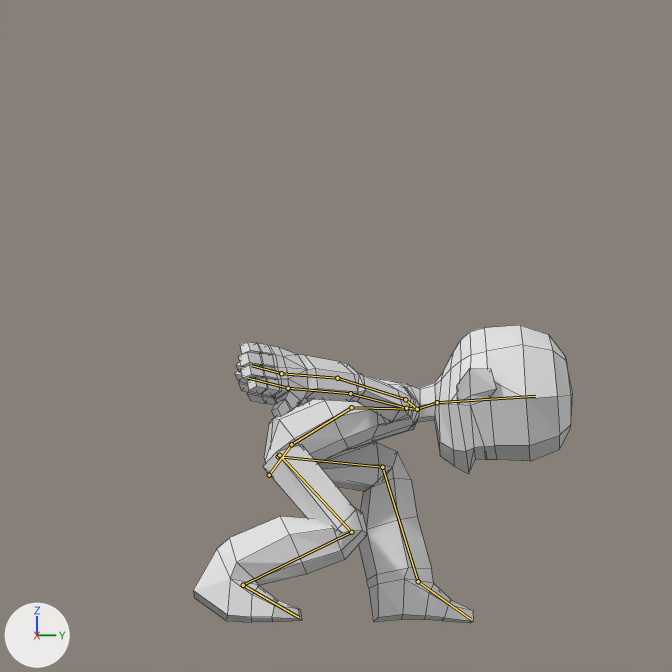
Two versions of the Blender file 3D animations/Stomp.blend, one commit apart.
Rendered twice from the file's camera 'SideCam'. Lighting does not change. The marker at lower left points along +X, +Y and +Z. Both versions are drawn at frame 3 of the action 'Stomp'; the numbers are the values there. The bones that bend it are drawn over the model as lines. Mesh edges are drawn as thin lines.

In view in the first picture: 'Slip_basemesh'.
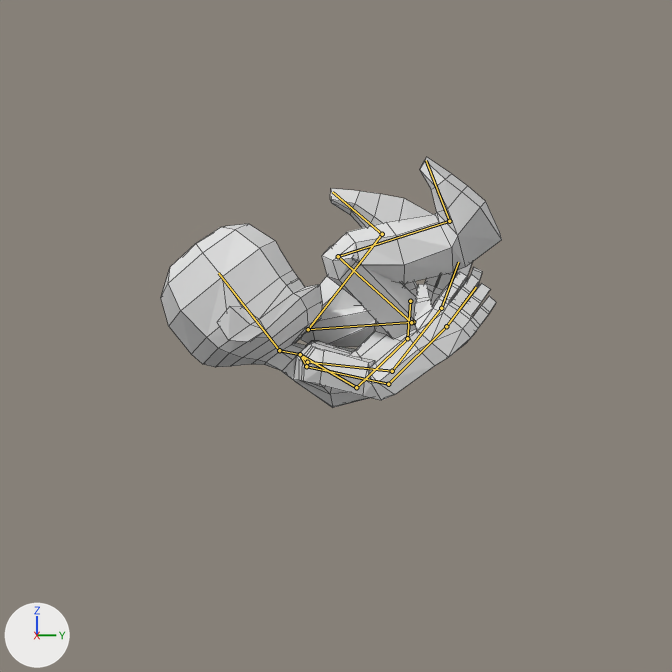
The change, as JSON lines over the scene's bpy script:
```json
{"block": "bone_root", "where": "bone_root = bpy.data.objects['Armature'].pose.bones['root']"}
{"op": "set", "path": "bone_root.location", "old": "(0.0, -0.96, -0.69)", "new": "(0.02, 0.86, 0.78)"}
{"op": "set", "path": "bone_root.rotation_quaternion", "old": "(0.95, 0.311, 0.007, -0.012)", "new": "(-0.039, 0.996, 0.002, 0.014)", "note": "degrees (36, 1, -1) -> degrees (-175, -2, 0)"}
{"block": "bone_spine1", "where": "bone_spine1 = bpy.data.objects['Armature'].pose.bones['spine1']  # child of 'root'"}
{"op": "set", "path": "bone_spine1.rotation_quaternion", "old": "(0.982, 0.191, -0.006, 0.005)", "new": "(0.934, 0.357, 0.004, 0.01)", "note": "degrees (22, -1, 0) -> degrees (42, 0, 1)"}
{"block": "bone_spine2", "where": "bone_spine2 = bpy.data.objects['Armature'].pose.bones['spine2']  # child of 'spine1'"}
{"op": "set", "path": "bone_spine2.rotation_quaternion", "old": "(0.957, 0.286, -0.048, -0.004)", "new": "(0.798, 0.601, -0.04, 0.001)", "note": "degrees (33, -5, -2) -> degrees (74, -4, -3)"}
{"block": "bone_head", "where": "bone_head = bpy.data.objects['Armature'].pose.bones['head']  # child of 'neck'"}
{"op": "set", "path": "bone_head.rotation_quaternion", "old": "(0.99, 0.125, 0.068, 0.0)", "new": "(0.935, 0.349, 0.043, -0.054)", "note": "degrees (14, 8, 1) -> degrees (41, 7, -4)"}
{"block": "bone_bicep_l", "where": "bone_bicep_l = bpy.data.objects['Armature'].pose.bones['bicep.L']  # child of 'shoulder.L'"}
{"op": "set", "path": "bone_bicep_l.rotation_quaternion", "old": "(0.811, -0.245, -0.501, -0.178)", "new": "(0.68, -0.109, -0.496, -0.529)", "note": "degrees (-30, -64, -6) -> degrees (38, -52, -95)"}
{"block": "bone_forearm_l", "where": "bone_forearm_l = bpy.data.objects['Armature'].pose.bones['forearm.L']  # child of 'bicep.L'"}
{"op": "set", "path": "bone_forearm_l.rotation_quaternion", "old": "(0.976, -0.129, -0.055, -0.166)", "new": "(0.864, 0.284, -0.001, -0.416)", "note": "degrees (-14, -9, -18) -> degrees (30, 14, -48)"}
{"block": "bone_hand_l", "where": "bone_hand_l = bpy.data.objects['Armature'].pose.bones['hand.L']  # child of 'forearm.L'"}
{"op": "set", "path": "bone_hand_l.rotation_quaternion", "old": "(0.972, -0.011, 0.227, 0.053)", "new": "(0.928, 0.128, 0.212, -0.28)", "note": "degrees (0, 26, 6) -> degrees (8, 28, -32)"}
{"block": "bone_bicep_r", "where": "bone_bicep_r = bpy.data.objects['Armature'].pose.bones['bicep.R']  # child of 'shoulder.R'"}
{"op": "set", "path": "bone_bicep_r.rotation_quaternion", "old": "(0.846, -0.216, 0.387, 0.295)", "new": "(0.817, 0.05, 0.229, 0.527)", "note": "degrees (-13, 52, 32) -> degrees (20, 19, 69)"}
{"block": "bone_forearm_r", "where": "bone_forearm_r = bpy.data.objects['Armature'].pose.bones['forearm.R']  # child of 'bicep.R'"}
{"op": "set", "path": "bone_forearm_r.rotation_quaternion", "old": "(0.976, 0.077, -0.165, 0.123)", "new": "(0.884, 0.388, -0.02, 0.26)", "note": "degrees (7, -20, 13) -> degrees (44, -14, 27)"}
{"block": "bone_hand_r", "where": "bone_hand_r = bpy.data.objects['Armature'].pose.bones['hand.R']  # child of 'forearm.R'"}
{"op": "set", "path": "bone_hand_r.rotation_quaternion", "old": "(0.99, 0.027, -0.114, -0.076)", "new": "(0.969, 0.128, 0.046, 0.207)", "note": "degrees (4, -13, -9) -> degrees (16, 2, 24)"}
{"block": "bone_iklegpole_l", "where": "bone_iklegpole_l = bpy.data.objects['Armature'].pose.bones['iklegpole.L']"}
{"op": "set", "path": "bone_iklegpole_l.location", "old": "(-0.57, 0.45, -0.71)", "new": "(-0.66, -2.14, 0.24)"}
{"op": "set", "path": "bone_iklegpole_l.rotation_quaternion", "old": "(1.0, 0.0, 0.0, 0.0)", "new": "(0.447, -0.894, 0.0, -0.009)", "note": "degrees (0, 0, 0) -> degrees (-127, -1, 0)"}
{"block": "bone_iktarget_l", "where": "bone_iktarget_l = bpy.data.objects['Armature'].pose.bones['iktarget.L']"}
{"op": "set", "path": "bone_iktarget_l.location", "old": "(-0.07, -0.79, -0.17)", "new": "(-0.39, -0.23, -3.76)"}
{"op": "set", "path": "bone_iktarget_l.rotation_quaternion", "old": "(0.999, -0.037, 0.027, 0.022)", "new": "(-0.073, -0.993, -0.011, 0.063)", "note": "degrees (-4, 3, 2) -> degrees (172, 7, 1)"}
{"block": "bone_iklegpole_r", "where": "bone_iklegpole_r = bpy.data.objects['Armature'].pose.bones['iklegpole.R']"}
{"op": "set", "path": "bone_iklegpole_r.location", "old": "(0.64, -0.09, -0.59)", "new": "(0.45, -1.94, 0.36)"}
{"op": "set", "path": "bone_iklegpole_r.rotation_quaternion", "old": "(1.0, 0.0, 0.0, 0.0)", "new": "(0.447, -0.894, 0.0, 0.009)", "note": "degrees (0, 0, 0) -> degrees (-127, 1, 0)"}
{"block": "bone_iktarget_r", "where": "bone_iktarget_r = bpy.data.objects['Armature'].pose.bones['iktarget.R']"}
{"op": "set", "path": "bone_iktarget_r.location", "old": "(0.15, 1.03, -0.04)", "new": "(0.32, -0.93, -3.93)"}
{"op": "set", "path": "bone_iktarget_r.rotation_quaternion", "old": "(1.0, 0.014, 0.026, 0.002)", "new": "(-0.314, -0.944, -0.018, -0.059)", "note": "degrees (2, 3, 0) -> degrees (143, -6, 4)"}
```

Boxes [x1, y1, x2, y2] around the edits, measured in the pictures (672 x 672 px):
```json
{"object": "Slip_basemesh", "change": "posed", "before": [193, 325, 573, 623], "after": [161, 157, 502, 408], "on screen": "10% narrower, 16% shorter"}
{"bone": "root", "before": "(269, 475) to (291, 444)", "after": "(410, 301) to (407, 338)"}
{"bone": "spine1", "before": "(291, 444) to (351, 407)", "after": "(407, 338) to (356, 387)"}
{"bone": "spine2", "before": "(351, 407) to (417, 409)", "after": "(356, 387) to (300, 354)"}
{"bone": "head", "before": "(437, 402) to (535, 396)", "after": "(279, 350) to (218, 273)"}
{"bone": "bicep.L", "before": "(406, 408) to (350, 393)", "after": "(307, 362) to (392, 371)"}
{"bone": "forearm.L", "before": "(350, 393) to (288, 388)", "after": "(392, 371) to (441, 308)"}
{"bone": "hand.L", "before": "(288, 388) to (248, 378)", "after": "(441, 308) to (458, 262)"}
{"bone": "bicep.R", "before": "(405, 399) to (337, 378)", "after": "(306, 366) to (388, 384)"}
{"bone": "forearm.R", "before": "(337, 378) to (281, 373)", "after": "(388, 384) to (446, 326)"}
{"bone": "hand.R", "before": "(281, 373) to (251, 365)", "after": "(446, 326) to (476, 287)"}
```
